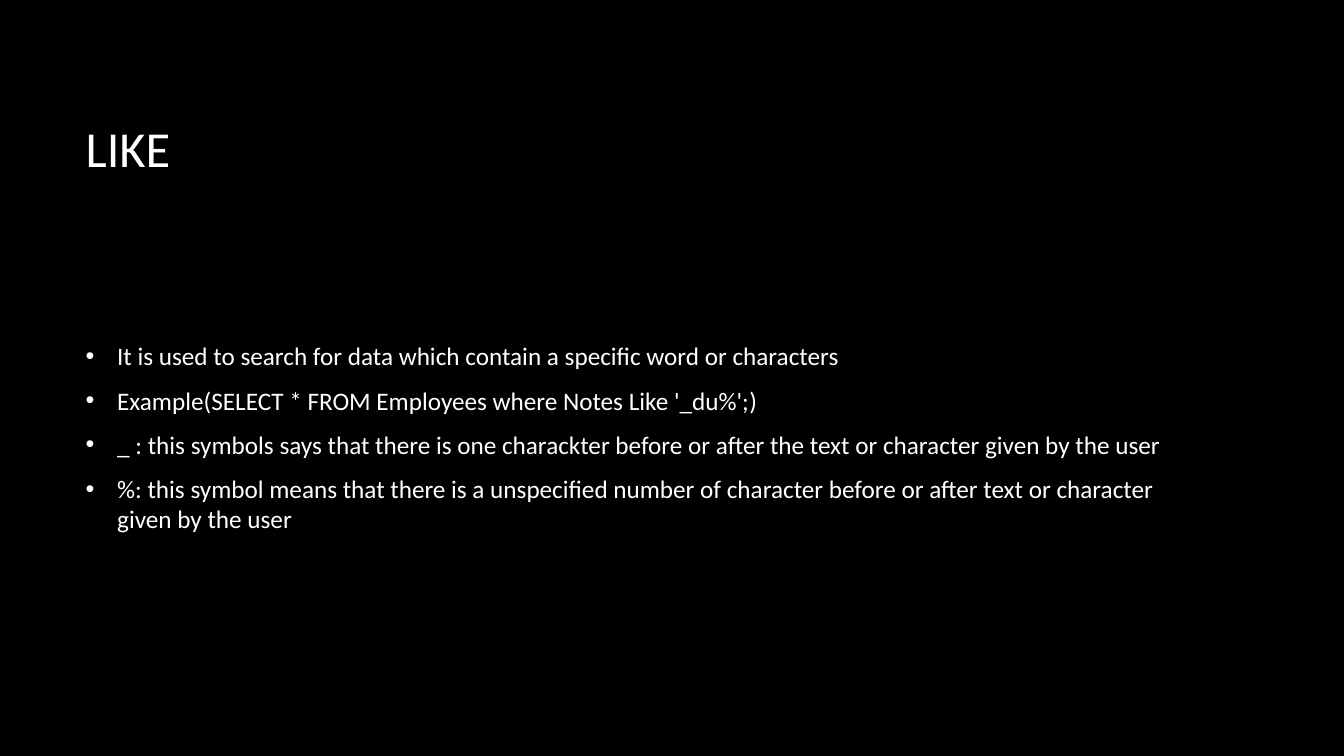
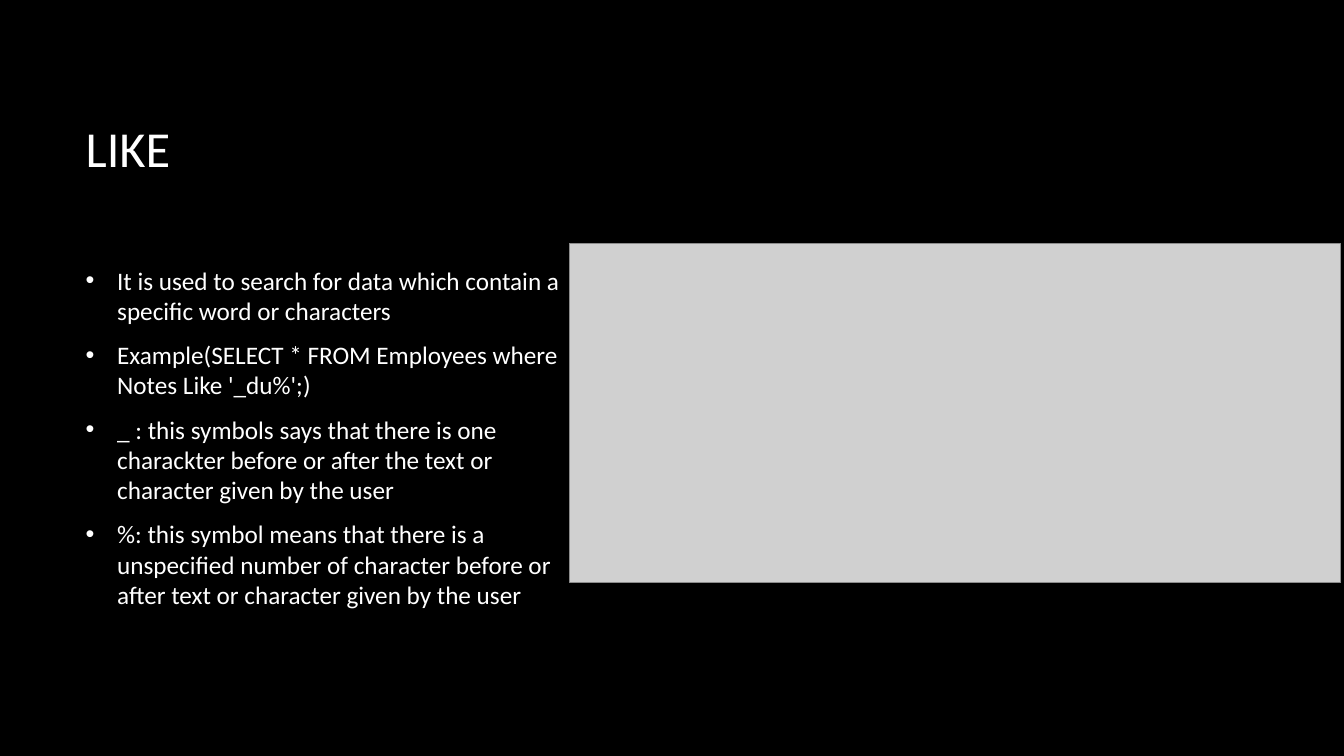
Before and after one commit to HajnalBendeguz1/IKT-01.23, a slide deck: slide 4 of SQL basics.pptx. Drawn at 1344x756 pixels with LibreOffice and Linux fonts; fonts in the diff are those of the drawing; grey boxes stand for pictures; background and template pictures are left out. Boxes give left, top, right and bottom in pixels: in the first picture for what was removed or moved away, otherwise in the second. Text is boxed around its words. In the diff, an @@ line names an element or a change of style, - is before the commit and + after.

```diff
--- a/SQL basics.pptx
+++ b/SQL basics.pptx
@@ text "It is used to search ..." rewrapped from [117, 347, 1159, 533] to [117, 272, 559, 609] @@
@@ picture added at [570, 244, 1341, 583] @@
```
Also in this commit, not shown: 11 other slides changed, 1 slide removed.
